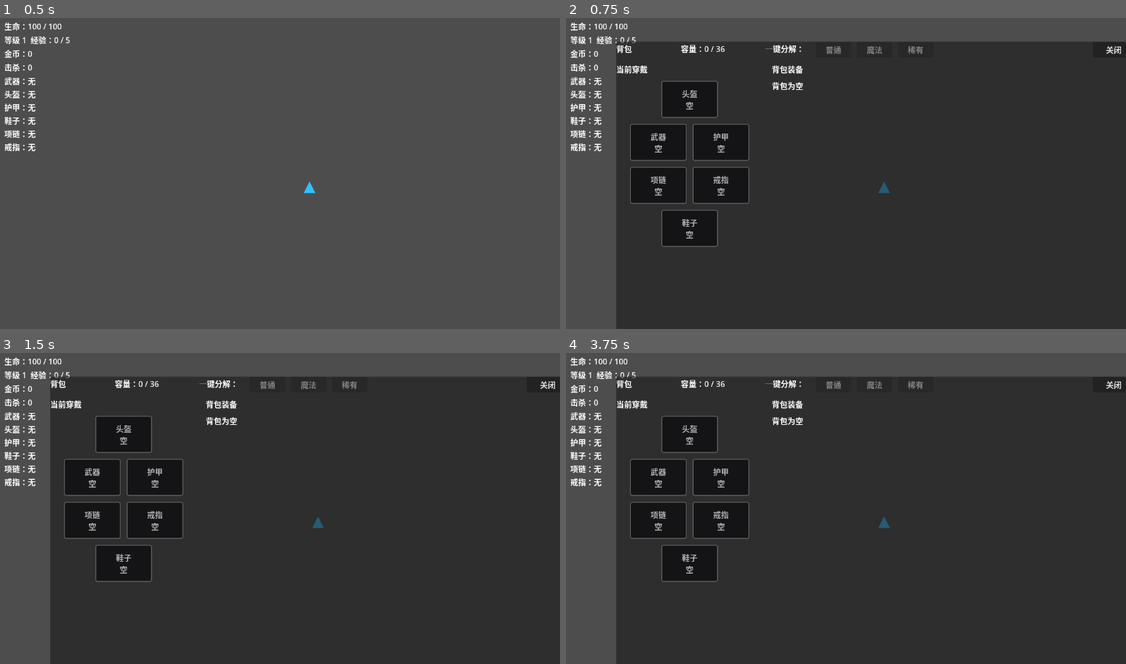
Above: before the commit, frames 1-4 (two rows, left to right).
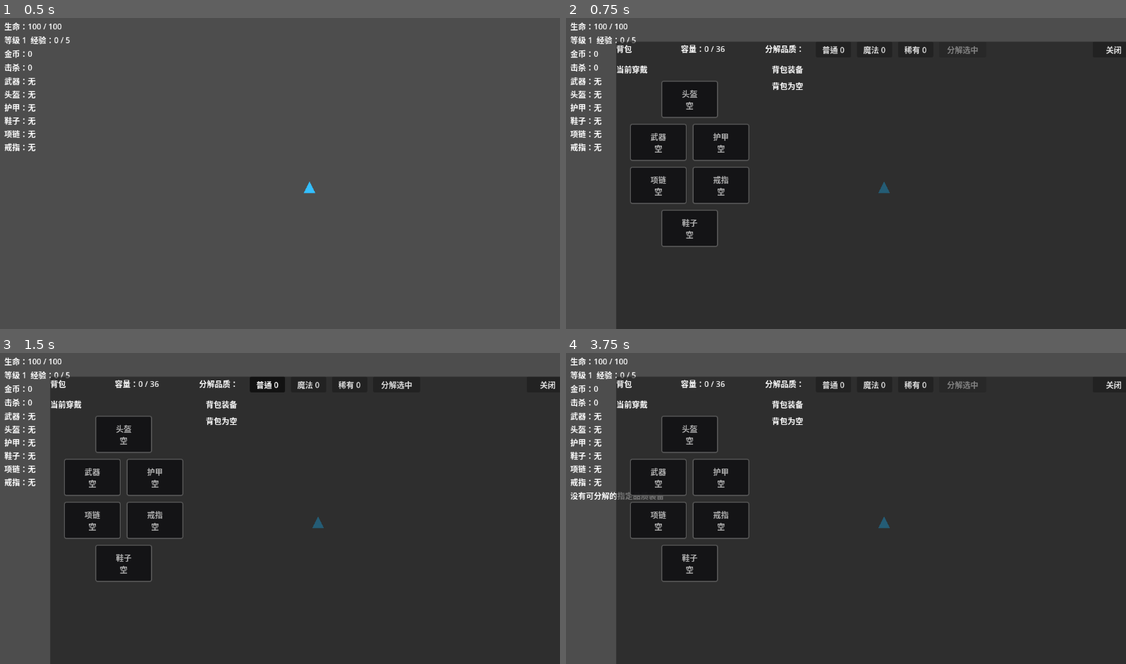
Above: after the commit, the same moments.

Repository: airisuzuki123/RogueLootPrototype
Game: Godot game, scene res://scenes/main.tscn
Two runs of this game, one before a commit and one after it. Both use one fixed random seed, a clock stepped at 60 frames per second and the inputs below.
Inputs (mouse positions are in pixels of both pictures, inside the frame that each line leads up to):
- Up to frame 1 (0.5 s): no input
- Up to frame 2 (0.75 s): tap Enter at 0.5 s; move the mouse to (969, 154) at 0.52 s; hold D (move_right) from 0.53 s (still down); tap B at 0.6 s; click (969, 154) at 0.67 s
- Up to frame 3 (1.5 s): release D (move_right) at 1.25 s; click (268, 384) at 1.25 s, where only the run after the commit has a clickable "普通 0"
- Up to frame 4 (3.75 s): click (874, 384) at 2 s, where only the run after the commit has a clickable "魔法 0"; click (913, 384) at 2.75 s, where only the run after the commit has a clickable "稀有 0"; click (963, 384) at 3.5 s, where only the run after the commit has a clickable "分解选中"

Frame 1 is identical in both runs. In frame 2, 0.4% of the frame differs, in the area x 35-74%, y 8-12%; in frame 3, 0.4%; in frame 4, 0.6%, in the area x 0-74%, y 8-48%.

Commit message:
Fix inventory salvage and unequip flow

Diff:
--- a/scripts/core/game_manager.gd
+++ b/scripts/core/game_manager.gd
@@ -175,6 +175,28 @@
 	else:
 		_set_loot_message("已装备：%s，原%s放入背包" % [new_equipment["name"], EquipmentFactory.get_slot_label(slot_id)])
 
+func unequip_item(slot_id: String) -> bool:
+	if not equipped_items.has(slot_id):
+		return false
+	var equipment: Dictionary = equipped_items.get(slot_id, {}).duplicate(true)
+	if equipment.is_empty():
+		_set_loot_message("%s槽位为空" % EquipmentFactory.get_slot_label(slot_id))
+		return false
+	if inventory.size() >= MAX_INVENTORY_SIZE:
+		_set_loot_message("背包已满，无法卸下：%s" % equipment["name"])
+		return false
+	equipped_items[slot_id] = {}
+	inventory.append(equipment)
+	if player != null and player.has_method("equip_item"):
+		player.equip_item({}, equipment)
+	elif player != null and player.has_method("equip_weapon"):
+		player.equip_weapon({}, equipment)
+	_sort_inventory()
+	inventory_changed.emit(inventory)
+	equipment_changed.emit(equipped_items)
+	_set_loot_message("已卸下：%s" % equipment["name"])
+	return true
+
 func salvage_inventory_equipment(index: int) -> void:
 	if index < 0 or index >= inventory.size():
 		return
@@ -187,25 +209,29 @@
 	_set_loot_message("已分解：%s，金币 +%d" % [salvaged_name, gained_gold])
 
 func salvage_inventory_by_rarity(rarity_name: String) -> void:
-	if rarity_name.is_empty():
+	salvage_inventory_by_rarities([rarity_name])
+
+func salvage_inventory_by_rarities(rarity_names: Array) -> void:
+	if rarity_names.is_empty():
+		_set_loot_message("请选择要分解的品质")
 		return
 	var kept_items: Array[Dictionary] = []
 	var total_value := 0
 	var salvaged_count := 0
 	for equipment in inventory:
-		if str(equipment.get("rarity", "")) == rarity_name:
+		if rarity_names.has(str(equipment.get("rarity", ""))):
 			total_value += EquipmentFactory.get_salvage_value(equipment)
 			salvaged_count += 1
 		else:
 			kept_items.append(equipment)
 	if salvaged_count <= 0:
-		_set_loot_message("没有可分解的%s装备" % rarity_name)
+		_set_loot_message("没有可分解的指定品质装备")
 		return
 	inventory = kept_items
 	_sort_inventory()
 	var gained_gold := add_gold(total_value)
 	inventory_changed.emit(inventory)
-	_set_loot_message("已分解%d件%s装备，金币 +%d" % [salvaged_count, rarity_name, gained_gold])
+	_set_loot_message("已分解%d件装备，金币 +%d" % [salvaged_count, gained_gold])
 
 func get_inventory_items() -> Array:
 	return inventory.duplicate(true)
--- a/scripts/ui/hud.gd
+++ b/scripts/ui/hud.gd
@@ -20,6 +20,8 @@
 var inventory_list: GridContainer
 var equipped_slot_buttons: Dictionary = {}
 var salvage_rarity_buttons: Dictionary = {}
+var selected_salvage_rarities: Dictionary = {}
+var salvage_selected_button: Button
 var detail_modal_overlay: Control
 var detail_modal_panel: PanelContainer
 var detail_title_label: Label
@@ -276,7 +278,7 @@
 	title_row.add_child(inventory_capacity_label)
 
 	var salvage_label := Label.new()
-	salvage_label.text = "一键分解："
+	salvage_label.text = "分解品质："
 	salvage_label.custom_minimum_size = Vector2(92, 28)
 	title_row.add_child(salvage_label)
 
@@ -284,10 +286,17 @@
 		var rarity_name := str(rarity["name"])
 		var button := Button.new()
 		button.text = rarity_name
+		button.toggle_mode = true
 		button.custom_minimum_size = Vector2(72, 32)
-		button.pressed.connect(_on_salvage_rarity_pressed.bind(rarity_name))
+		button.toggled.connect(_on_salvage_rarity_toggled.bind(rarity_name))
 		title_row.add_child(button)
 		salvage_rarity_buttons[rarity_name] = button
+
+	salvage_selected_button = Button.new()
+	salvage_selected_button.text = "分解选中"
+	salvage_selected_button.custom_minimum_size = Vector2(96, 32)
+	salvage_selected_button.pressed.connect(_on_salvage_selected_pressed)
+	title_row.add_child(salvage_selected_button)
 
 	var spacer := Control.new()
 	spacer.size_flags_horizontal = Control.SIZE_EXPAND_FILL
@@ -373,10 +382,19 @@
 		detail_modal_overlay.visible = false
 	GameManager.set_inventory_open(false)
 
-func _on_salvage_rarity_pressed(rarity_name: String) -> void:
+func _on_salvage_rarity_toggled(is_pressed: bool, rarity_name: String) -> void:
+	if is_pressed:
+		selected_salvage_rarities[rarity_name] = true
+	else:
+		selected_salvage_rarities.erase(rarity_name)
+	_refresh_salvage_buttons()
+
+func _on_salvage_selected_pressed() -> void:
 	if detail_modal_overlay != null:
 		detail_modal_overlay.visible = false
-	GameManager.salvage_inventory_by_rarity(rarity_name)
+	GameManager.salvage_inventory_by_rarities(selected_salvage_rarities.keys())
+	selected_salvage_rarities.clear()
+	_refresh_salvage_buttons()
 
 func _refresh_inventory_capacity() -> void:
 	if inventory_capacity_label == null:
@@ -390,7 +408,11 @@
 func _refresh_salvage_buttons() -> void:
 	for rarity_name in salvage_rarity_buttons.keys():
 		var button: Button = salvage_rarity_buttons[rarity_name]
-		button.disabled = _count_inventory_items_by_rarity(str(rarity_name)) <= 0
+		var count := _count_inventory_items_by_rarity(str(rarity_name))
+		button.text = "%s %d" % [str(rarity_name), count]
+		button.set_pressed_no_signal(selected_salvage_rarities.has(str(rarity_name)))
+	if salvage_selected_button != null:
+		salvage_selected_button.disabled = selected_salvage_rarities.is_empty()
 
 func _count_inventory_items_by_rarity(rarity_name: String) -> int:
 	var count := 0
@@ -514,6 +536,7 @@
 		EquipmentFactory.get_comparison_summary(equipment, current_equipment)
 	]
 	detail_equip_button.visible = true
+	detail_equip_button.text = "装备"
 	detail_salvage_button.visible = true
 	detail_salvage_button.text = "分解 +%d 金币" % EquipmentFactory.get_salvage_value(equipment)
 	detail_modal_overlay.visible = true
@@ -527,15 +550,18 @@
 	else:
 		detail_body_label.text = EquipmentFactory.describe_with_score(equipment)
 	detail_comparison_label.text = ""
-	detail_equip_button.visible = false
+	detail_equip_button.text = "卸下"
+	detail_equip_button.visible = not equipment.is_empty()
 	detail_salvage_button.visible = false
 	detail_modal_overlay.visible = true
 
 func _on_detail_equip_pressed() -> void:
-	if selected_equipment_source != "inventory":
-		return
-	GameManager.equip_inventory_equipment(selected_inventory_index)
-	detail_modal_overlay.visible = false
+	if selected_equipment_source == "inventory":
+		GameManager.equip_inventory_equipment(selected_inventory_index)
+		detail_modal_overlay.visible = false
+	elif selected_equipment_source == "equipped":
+		if GameManager.unequip_item(selected_equipped_slot_id):
+			detail_modal_overlay.visible = false
 
 func _on_detail_salvage_pressed() -> void:
 	if selected_equipment_source != "inventory":
Not shown, changed: README.md
Not shown, changed: docs/design.md
Not shown, changed: docs/development-log.md
Not shown, changed: docs/stage-plan.md
